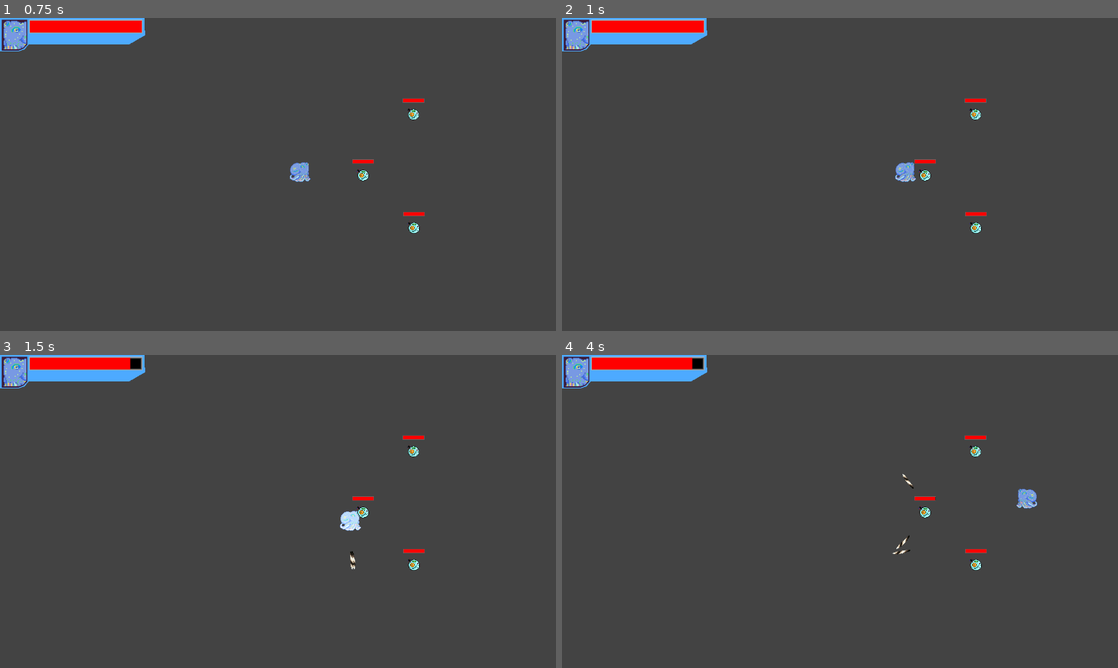
Above: before the commit, frames 1-4 (two rows, left to right).
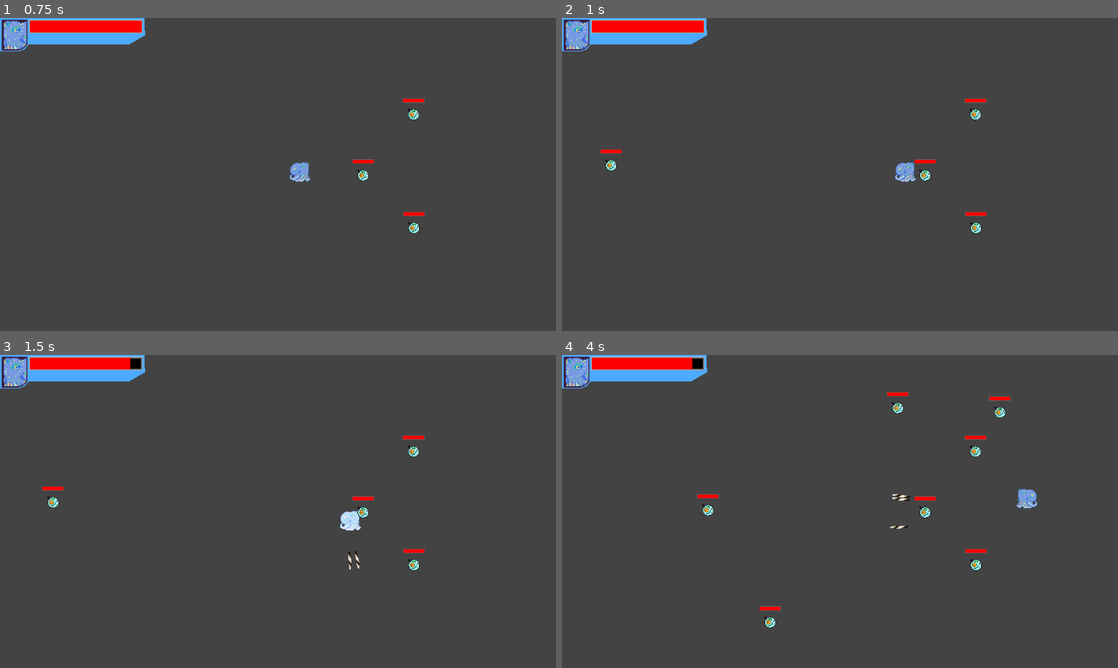
Above: after the commit, the same moments.

Repository: Igonorant/perfect-form
Game: Godot game, scene res://arenas/arena.tscn
Two runs of this game, one before a commit and one after it. Both use one fixed random seed, a clock stepped at 60 frames per second and the inputs below.
Inputs:
- Up to frame 1 (0.75 s): tap Enter at 0.5 s; hold Right (move_right) from 0.53 s (still down); tap E (atk_e) at 0.6 s
- Up to frame 2 (1 s): keep holding Right (move_right)
- Up to frame 3 (1.5 s): release Right (move_right) at 1.28 s; hold Down (move_down) from 1.28 s (still down); tap Q (atk_q) at 1.35 s
- Up to frame 4 (4 s): release Down (move_down) at 2.03 s; hold Right (move_right) 2.03-2.78 s; tap W (atk_w) at 2.1 s; hold Up (move_up) 2.78-3.53 s; tap E (atk_e) at 2.85 s; hold Left (move_left) from 3.53 s (still down); tap Q (atk_q) at 3.6 s

Frame 1 is identical in both runs. In frame 2, 0.1% of the frame differs, in the area x 6-11%, y 42-49%; in frame 3, 0.2%; in frame 4, 0.6%, in the area x 24-81%, y 11-88%.

Commit message:
Added explosion modifiers and created a name standard for the modifiers resources

Diff:
--- a/arenas/arena.tscn
+++ b/arenas/arena.tscn
@@ -41,7 +41,6 @@
 position = Vector2(662, 353)
 
 [node name="SpawnEnemyTimer" type="Timer" parent="."]
-wait_time = 60.0
 autostart = true
 
 [node name="PlayerHUD" parent="." node_paths=PackedStringArray("player") instance=ExtResource("3_epw2v")]
--- a/characters/player.gd
+++ b/characters/player.gd
@@ -22,7 +22,7 @@
     # THIS IS TEMPORARY TEST CODE
     q_press_power = Power.new()
     q_press_power.trait_interface = load("res://traits/active_traits/porcupine_quill/porcupine_quill.tscn")
-    q_press_power.trait_modifiers = [Forkshot.new(q_press_power), Multishot.new()]
+    q_press_power.trait_modifiers = [ForkshotRes.new(q_press_power), MultishotRes.new(), ExplodeOnImpactRes.new(q_press_power)]
     q_press_power.friendly = true
     owner.call_deferred("add_child", q_press_power)
 
--- a/components/hurt_box/hurt_box_component.gd
+++ b/components/hurt_box/hurt_box_component.gd
@@ -3,7 +3,7 @@
 
 @export var damages: Array[Damage] = []
 
-@onready var collision_shape: CollisionShape2D = %CollisionShape2D
+@onready var collision_shape: CollisionShape2D = $CollisionShape2D
 
 signal body_hurted(hurter: Node2D, hurted: Node2D)
 
@@ -15,3 +15,7 @@
 
 func get_shape_rect() -> Rect2:
     return collision_shape.shape.get_rect()
+
+func add_damages(damages_to_add: Array[Damage]) -> void:
+    print("Adding damage to hurtbox: ", name)
+    damages.append_array(damages_to_add)
--- /dev/null
+++ b/database/trait_modifiers/explode_on_impact.damage.tres
@@ -0,0 +1,9 @@
+[gd_resource type="Resource" script_class="Damage" load_steps=2 format=3 uid="uid://drvd3053kdbkx"]
+
+[ext_resource type="Script" uid="uid://dphfi78fp4a5p" path="res://database/damage.gd" id="1_rl3pg"]
+
+[resource]
+script = ExtResource("1_rl3pg")
+amount = 45.0
+type = 2
+metadata/_custom_type_script = "uid://dphfi78fp4a5p"
--- /dev/null
+++ b/database/trait_modifiers/explode_on_impact.gd
@@ -0,0 +1,10 @@
+class_name ExplodeOnImpact
+extends TraitInterface
+
+@onready var _life_timer: Timer = %LifeTimer
+
+func _ready() -> void:
+    _life_timer.timeout.connect(_on_life_timer_timout)
+
+func _on_life_timer_timout() -> void:
+    queue_free()
--- /dev/null
+++ b/database/trait_modifiers/explode_on_impact.tres.gd
@@ -0,0 +1,24 @@
+class_name ExplodeOnImpactRes
+extends TraitModifier
+
+var _power: Power
+var scene: PackedScene = preload("res://database/trait_modifiers/explode_on_impact.tscn")
+var damage: Damage = preload("res://database/trait_modifiers/explode_on_impact.damage.tres")
+
+# TODO: maybe replace by a set_power function with overwritting init with parameter becomes a problem
+func _init(power: Power) -> void:
+    _power = power
+
+# TODO: this is not working as an explosion right now because it does not detect bodies already inside the explostion
+#       spawn point, only bodies "entering" the explosion hurt box.
+func on_hurt_inject(_hurter: TraitInterface, hurted: Node2D) -> void:
+    var instance: ExplodeOnImpact = scene.instantiate()
+
+    # Add explostion to global position of the hurted enemy
+    instance.global_position = hurted.global_position
+
+    # An array should be instanciated here with type Damage, otherwise "take_damage" call will fail??
+    var damage_array: Array[Damage] = [damage]
+    hurted.take_damage(damage_array)
+
+    _power.call_deferred("add_child", instance)
--- /dev/null
+++ b/database/trait_modifiers/explode_on_impact.tscn
@@ -0,0 +1,78 @@
+[gd_scene load_steps=13 format=3 uid="uid://branx6be27l02"]
+
+[ext_resource type="Texture2D" uid="uid://dhxvvnesywyfb" path="res://assets/explosion.png" id="1_ywlq0"]
+[ext_resource type="Script" uid="uid://bfxi8jj5hq1l8" path="res://components/hurt_box/hurt_box_component.gd" id="2_7qxqe"]
+[ext_resource type="Script" uid="uid://c60iiqhfsjfm" path="res://database/trait_modifiers/explode_on_impact.gd" id="2_ojw1h"]
+[ext_resource type="Script" uid="uid://dphfi78fp4a5p" path="res://database/damage.gd" id="3_ojw1h"]
+[ext_resource type="Resource" uid="uid://drvd3053kdbkx" path="res://database/trait_modifiers/explode_on_impact.damage.tres" id="4_mpoi0"]
+
+[sub_resource type="AtlasTexture" id="AtlasTexture_r0gu6"]
+atlas = ExtResource("1_ywlq0")
+region = Rect2(0, 0, 32, 32)
+
+[sub_resource type="AtlasTexture" id="AtlasTexture_jh2ah"]
+atlas = ExtResource("1_ywlq0")
+region = Rect2(32, 0, 32, 32)
+
+[sub_resource type="AtlasTexture" id="AtlasTexture_g6w5o"]
+atlas = ExtResource("1_ywlq0")
+region = Rect2(64, 0, 32, 32)
+
+[sub_resource type="AtlasTexture" id="AtlasTexture_o3mc1"]
+atlas = ExtResource("1_ywlq0")
+region = Rect2(96, 0, 32, 32)
+
+[sub_resource type="AtlasTexture" id="AtlasTexture_g54a1"]
+atlas = ExtResource("1_ywlq0")
+region = Rect2(128, 0, 32, 32)
+
+[sub_resource type="SpriteFrames" id="SpriteFrames_p5x17"]
+animations = [{
+"frames": [{
+"duration": 1.0,
+"texture": SubResource("AtlasTexture_r0gu6")
+}, {
+"duration": 1.0,
+"texture": SubResource("AtlasTexture_jh2ah")
+}, {
+"duration": 1.0,
+"texture": SubResource("AtlasTexture_g6w5o")
+}, {
+"duration": 1.0,
+"texture": SubResource("AtlasTexture_o3mc1")
+}, {
+"duration": 1.0,
+"texture": SubResource("AtlasTexture_g54a1")
+}],
+"loop": false,
+"name": &"default",
+"speed": 15.0
+}]
+
+[sub_resource type="CircleShape2D" id="CircleShape2D_7xerh"]
+radius = 16.1245
+
+[node name="ExplodeOnImpact" type="AnimatedSprite2D"]
+scale = Vector2(2, 2)
+sprite_frames = SubResource("SpriteFrames_p5x17")
+autoplay = "default"
+frame = 4
+frame_progress = 1.0
+script = ExtResource("2_ojw1h")
+
+[node name="HurtBoxComponent" type="Area2D" parent="."]
+collision_layer = 8
+collision_mask = 5
+script = ExtResource("2_7qxqe")
+damages = Array[ExtResource("3_ojw1h")]([ExtResource("4_mpoi0")])
+metadata/_custom_type_script = "uid://bfxi8jj5hq1l8"
+
+[node name="CollisionShape2D" type="CollisionShape2D" parent="HurtBoxComponent"]
+shape = SubResource("CircleShape2D_7xerh")
+debug_color = Color(1, 0, 0, 0.419608)
+
+[node name="LifeTimer" type="Timer" parent="."]
+unique_name_in_owner = true
+wait_time = 0.33
+one_shot = true
+autostart = true
--- a/database/trait_modifiers/forkshot.gd
+++ b/database/trait_modifiers/forkshot.tres.gd
@@ -1,4 +1,4 @@
-class_name Forkshot
+class_name ForkshotRes
 extends TraitModifier
 
 var _power: Power
--- a/database/trait_modifiers/multishot.gd
+++ b/database/trait_modifiers/multishot.tres.gd
@@ -1,7 +1,7 @@
-class_name Multishot
+class_name MultishotRes
 extends TraitModifier
 
-var _total_number_of_projectiles: int = 2
+var _total_number_of_projectiles: int = 3
 func spawn_power_inject(power: Power) -> void:
     power._trait_spawn_amount = _total_number_of_projectiles
 
--- a/traits/active_traits/porcupine_quill/porcupine_quill.tscn
+++ b/traits/active_traits/porcupine_quill/porcupine_quill.tscn
@@ -1,7 +1,7 @@
 [gd_scene load_steps=8 format=3 uid="uid://b80u6558u77jj"]
 
 [ext_resource type="Script" uid="uid://w3o8i3l0re7x" path="res://traits/active_traits/porcupine_quill/porcupine_quill.gd" id="1_sgbgv"]
-[ext_resource type="Resource" uid="uid://dsgobm2hqi6ti" path="res://traits/active_traits/porcupine_quill/porcupine_quill_damage.tres" id="2_plylm"]
+[ext_resource type="Resource" uid="uid://dsgobm2hqi6ti" path="res://traits/active_traits/porcupine_quill/porcupine_quill.damage.tres" id="2_plylm"]
 [ext_resource type="Texture2D" uid="uid://c1piwcakl31c5" path="res://assets/traits/porcupine_quill.png" id="2_x8wqh"]
 [ext_resource type="PackedScene" uid="uid://c2xqegxfit86j" path="res://components/hurt_box/hurt_box_component.tscn" id="3_34v25"]
 [ext_resource type="Script" uid="uid://dphfi78fp4a5p" path="res://database/damage.gd" id="4_u8t6d"]
@@ -21,6 +21,7 @@
 
 [node name="HurtBoxComponent" parent="." instance=ExtResource("3_34v25")]
 unique_name_in_owner = true
+position = Vector2(-1, 0)
 collision_layer = 8
 collision_mask = 5
 damages = Array[ExtResource("4_u8t6d")]([ExtResource("2_plylm")])
--- a/traits/power.gd
+++ b/traits/power.gd
@@ -42,9 +42,10 @@
 
 func _physics_process(delta: float) -> void:
     for instance in get_children():
-        # Inject modification in each instance after ready
-        for trait_modifier in trait_modifiers:
-            trait_modifier.physics_process_inject(instance, delta)
+        if (instance is TraitInterface):
+            # Inject modification in each instance after ready
+            for trait_modifier in trait_modifiers:
+                trait_modifier.physics_process_inject(instance, delta)
 
 func _on_body_hurted(hurter: Node2D, hurted: Node2D) -> void:
     for trait_modifier in trait_modifiers:
--- a/traits/trait_interface.gd
+++ b/traits/trait_interface.gd
@@ -22,3 +22,7 @@
 
 func get_direction() -> Vector2:
     return Vector2.ZERO
+
+func add_damages(damages_to_add: Array[Damage]) -> void:
+    print("In trait interface, get hurtbox name: ", get_hurtbox().name)
+    get_hurtbox().add_damages(damages_to_add)
Binary file added: assets/explosion.png
Not shown, added: assets/explosion.png.import
Not shown, added: database/trait_modifiers/explode_on_impact.gd.uid
Not shown, added: database/trait_modifiers/explode_on_impact.tres.gd.uid
Renamed: database/trait_modifiers/forkshot.gd.uid -> database/trait_modifiers/forkshot.tres.gd.uid
Renamed: database/trait_modifiers/multishot.gd.uid -> database/trait_modifiers/multishot.tres.gd.uid
Renamed: traits/active_traits/porcupine_quill/porcupine_quill_damage.tres -> traits/active_traits/porcupine_quill/porcupine_quill.damage.tres
